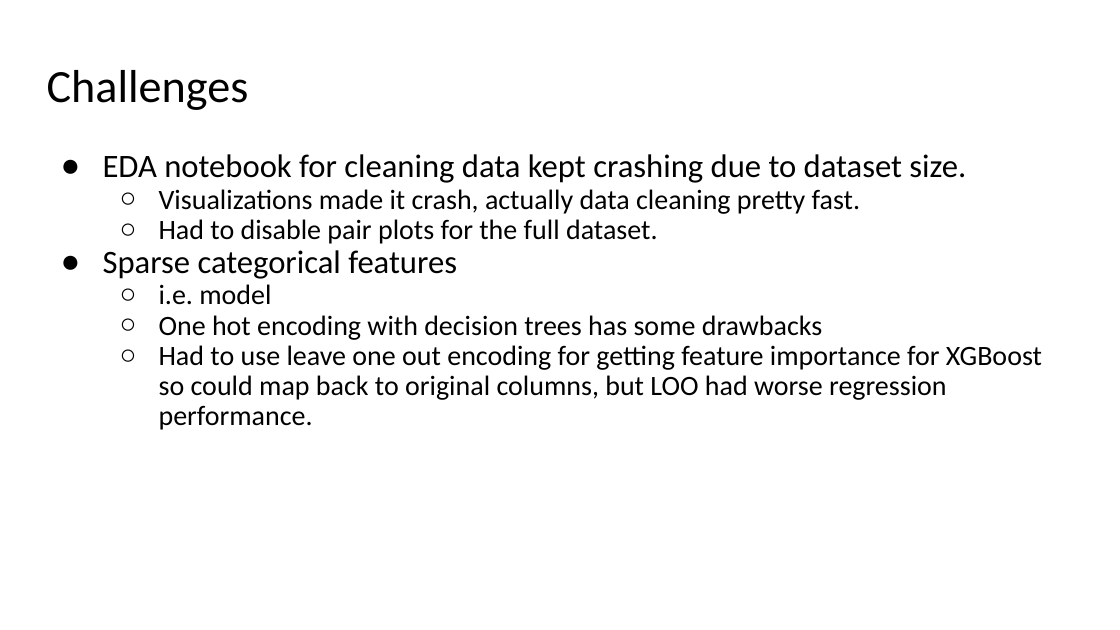
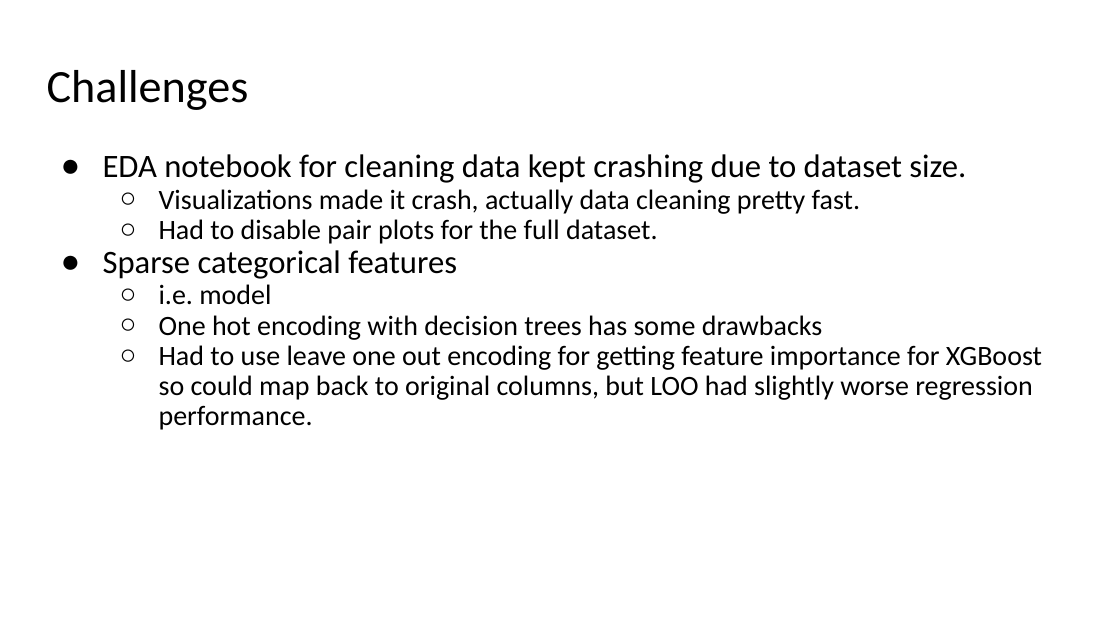
Before and after one commit to ranton256/used_car_sale_price_analysis, a slide deck: slide 21 of DSCI521_rna63_final_project_pres.pptx. Drawn at 1120x630 pixels with LibreOffice and Linux fonts; fonts in the diff are those of the drawing; background and template pictures are left out. Boxes give left, top, right and bottom in pixels: in the first picture for what was removed or moved away, otherwise in the second. Text is boxed around its words. In the diff, an @@ line names an element or a change of style, - is before the commit and + after.

Commit message:
Updated slides

```diff
--- a/DSCI521_rna63_final_project_pres.pptx
+++ b/DSCI521_rna63_final_project_pres.pptx
@@ text at <box>159,345,1042,430</box>: text changed @@
-  ○ Had to use leave one out encoding for getting feature importance for XGBoost so could map back to original columns, but LOO had worse regression performance.
+  ○ Had to use leave one out encoding for getting feature importance for XGBoost so could map back to original columns, but LOO had slightly worse regression performance.
```
Also in this commit, not shown: 5 other slides changed, 4 slides added, 1 slide removed, 1 other file.
